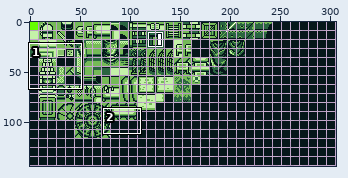
Sprite sheet -- Ruins-of-Aether/Tilemaps/castle.png. The picture above shows the old version from afar; the outline marks the close-up.
Close-up. The starting point:
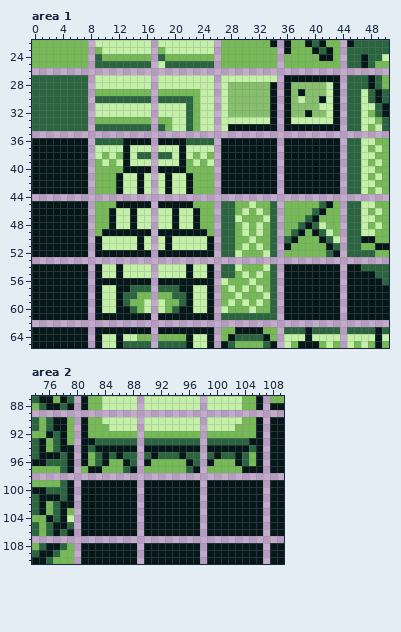
The file is 306x144 pixels. Pixels under 10% opacity are left out. Colours within 5 levels of each other are drawn and written as one. Shown: area 1: x 0..50, y 22..65; area 2: x 74..109, y 87..110. The commit also changed other parts of the picture, which this record leaves out.
After the commit:
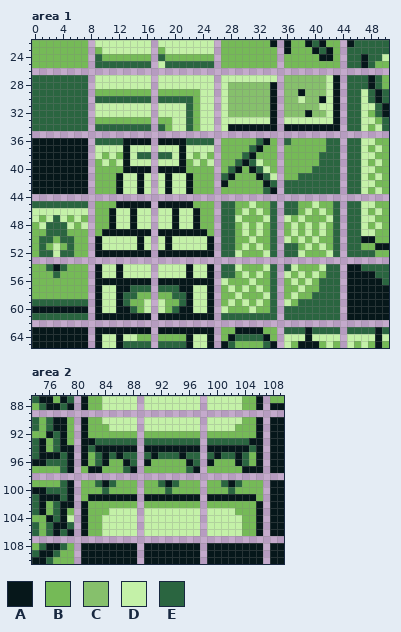
Palette (. is transparent): A #06171a  B #75ba57  C #86c06c  D #c4f1a8  E #2a6540
What changed:
Changed rows in their new state; - is an unchanged pixel.
Area 1:
first column x 0:
27 ------------------------------------CCCCCCD-
28 ------------------------------------C-------
29 ------------------------------------C-------
30 ------------------------------------C-------
31 ------------------------------------C-------
32 ------------------------------------C-------
33 ------------------------------------D-------
36 ---------------------------BBBBBE-B-EBBBBBEE
37 ---------------------------BBBBE-BB-BBBBBBEE
38 ---------------------------BBBE-BBB-BBBBBEEE
39 ---------------------------BBE-EDBB-BBBBBEEE
40 ---------------------------BE-B-EDB-BBBBEEEE
41 ---------------------------E-BBB-ED-BBEEEEEE
42 ----------------------------BBBBB-E-EEEEEEEE
43 ---------------------------BBBBBBE--EEEEEEEE
45 EEEEEEEE----------------------------EE--DBBE
46 DDDDDDDD----------------------------EE-DBD-E
47 DBDEDBDB----------------------------D-DBB-DE
48 BDEEEDBD-----------------------------DBDB--E
49 BBEEEBBB-----------------------------DBDBDBE
50 BEEBEEBB----------------------------DBD-DBBE
51 BEBDBEBB----------------------------EE-D-DB-
52 BEEDEEBB----------------------------EED---DE
54 BBE-EBBB----------------------------EDBBBDEE
55 BBBEBBBB----------------------------DBDBDBEE
56 BBBBBBBB----------------------------BDBDBEEE
57 BBBBBBBB----------------------------BBDBBEEE
58 BBBBBBBB----------------------------BDBBEEEE
59 EEEEEEEE----------------------------DBEEEEEE
60 ------------------------------------EEEEEEEE
61 EEEEEEEE----------------------------EEEEEEEE
Area 2:
first column x 81:
 99 BBE-EBBB-BBE-EBBB-BBE-EBBB
100 BBBEBBBB-BBBEBBBB-BBBEBBBB
101 B------------------------B
102 -BBBBBBB-BBBBBBBB-BBBBBBB-
103 -BBBDDDD-DDDDDDDD-DDDDBBB-
104 -BBDDDDD-DDDDDDDD-DDDDDBB-
105 -BBDDDDD-DDDDDDDD-DDDDDBB-
106 -BBDDDDD-DDDDDDDD-DDDDDBB-
Changed places in both close-ups, as pixel boxes (x1, y1, x2, y2):
changed: (221, 75, 340, 320)
changed: (32, 201, 88, 320)
changed: (81, 480, 263, 536)
